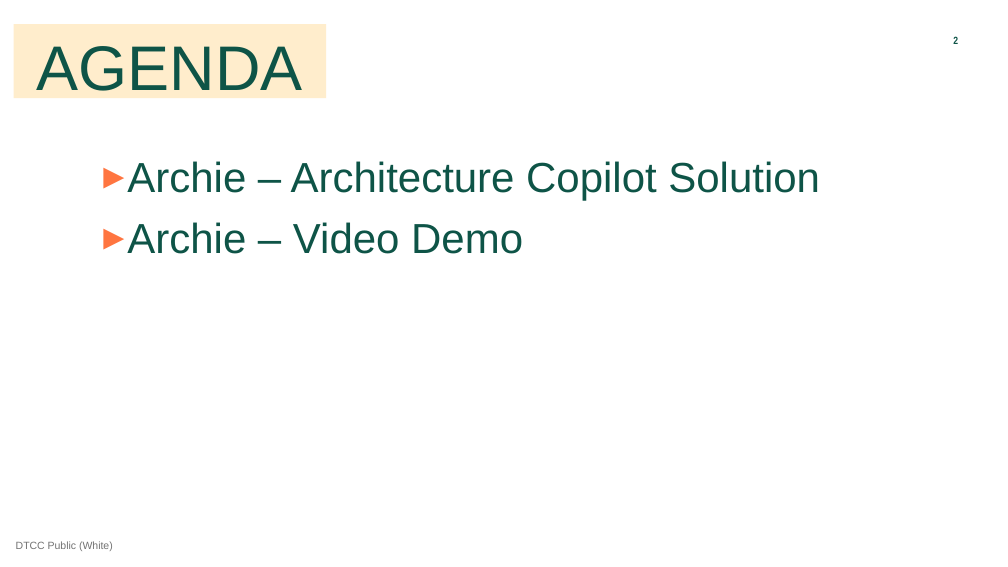
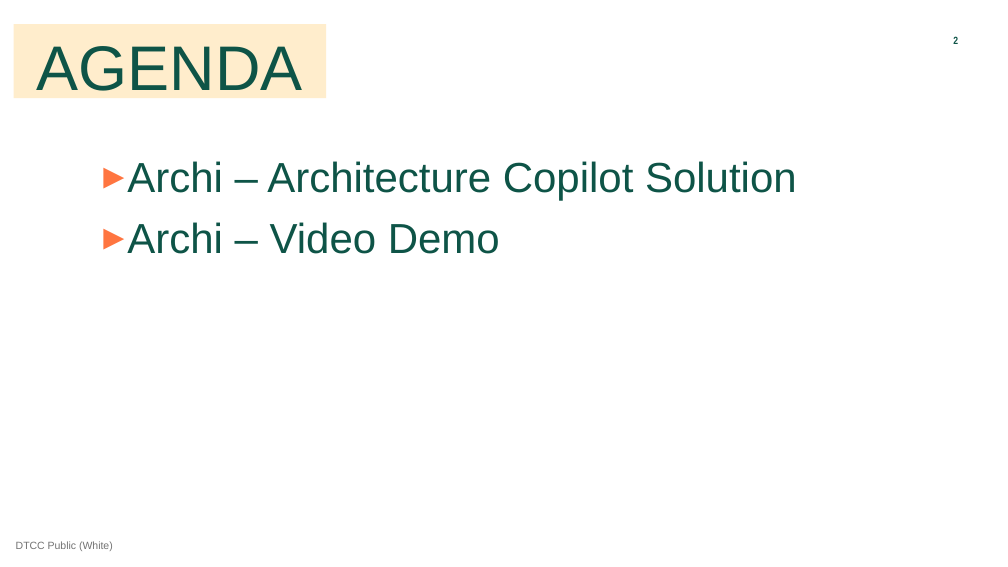
Before and after one commit to finos-labs/dtcch-2025-archie, a slide deck: slide 2 of hackathon_documentation/DTCC-Hackathon-2025-presentation-Archie.pptx. Drawn at 1008x567 pixels with LibreOffice and Linux fonts; fonts in the diff are those of the drawing. Boxes give left, top, right and bottom in pixels: in the first picture for what was removed or moved away, otherwise in the second. Text is boxed around its words. In the diff, an @@ line names an element or a change of style, - is before the commit and + after.

Commit message:
adding video demo for Archie

```diff
--- a/hackathon_documentation/DTCC-Hackathon-2025-presentation-Archie.pptx
+++ b/hackathon_documentation/DTCC-Hackathon-2025-presentation-Archie.pptx
@@ text at [127, 161, 797, 254]: text changed @@
-▸ Archie – Architecture Copilot Solution
-▸ Archie – Video Demo
+▸ Archi – Architecture Copilot Solution
+▸ Archi – Video Demo
```
Also in this commit, not shown: 3 other slides changed, 1 other file.
